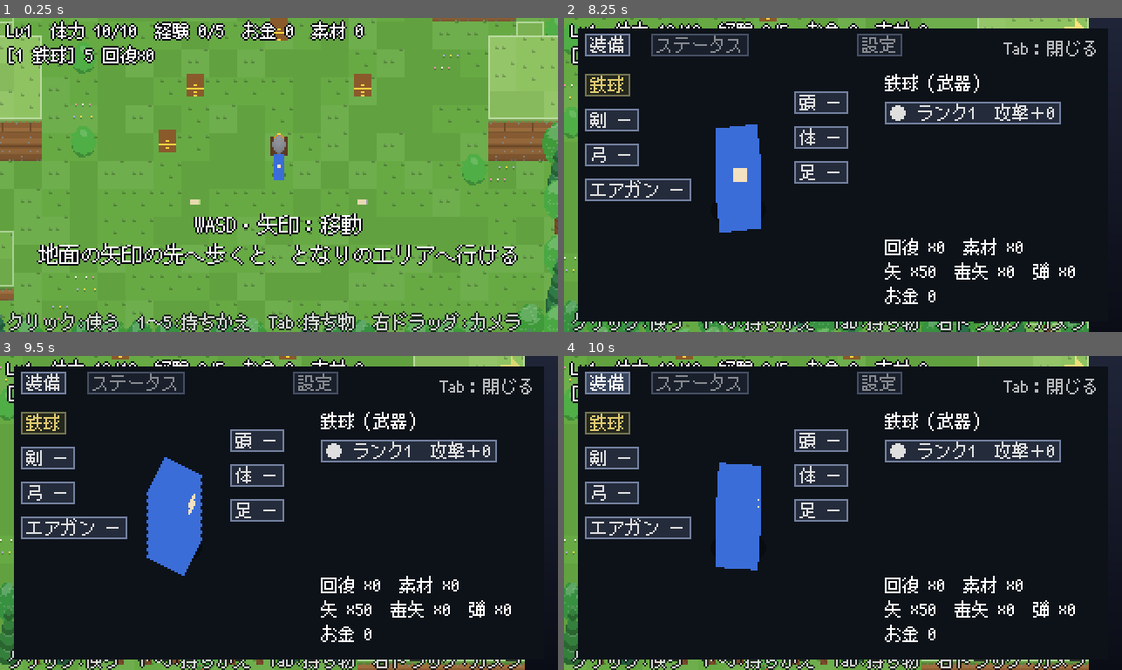
Above: before the commit, frames 1-4 (two rows, left to right).
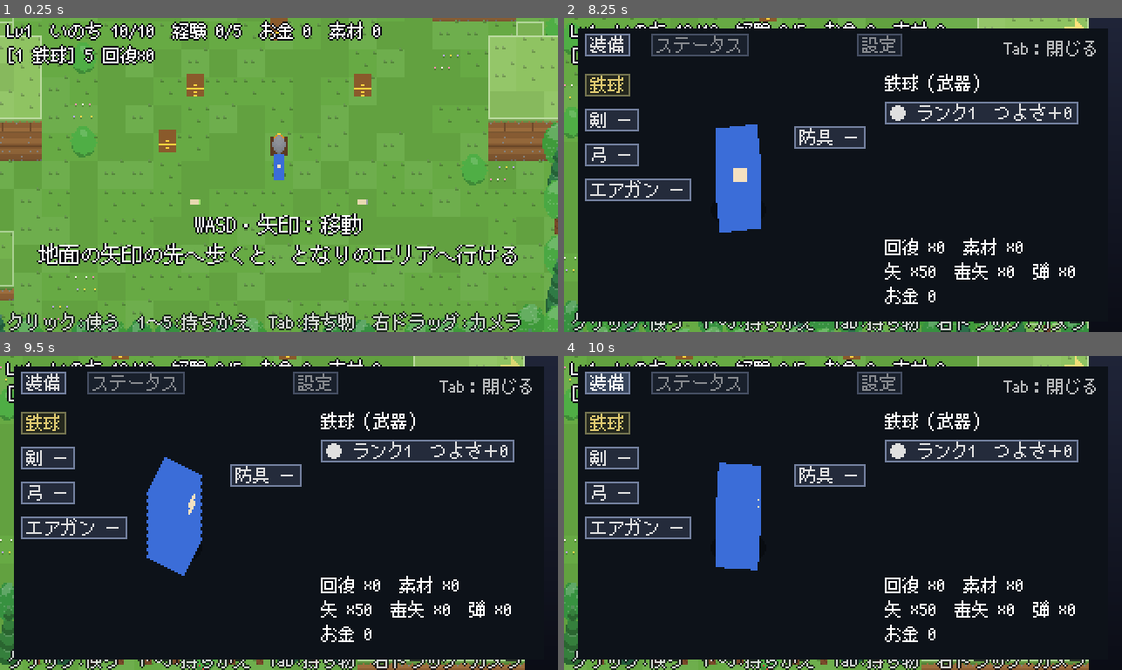
Above: after the commit, the same moments.

Repository: MiyazakiTakumi-724/dot-3d-game
Game: Godot game, scene res://scenes/field.tscn
Two runs of this game, one before a commit and one after it. Both use one fixed random seed, a clock stepped at 60 frames per second and the inputs below.
Inputs (mouse positions are in pixels of both pictures, inside the frame that each line leads up to):
- Up to frame 1 (0.25 s): no input
- Up to frame 2 (8.25 s): tap Enter at 0.5, 6.5 s; move the mouse to (965, 159) at 0.52 s; hold Right 0.53-1.25 s; hold Shift 0.53-1.25 s; click (965, 159) at 0.67 s; tap Space at 0.77, 3.5, 3.77, 6.77 s; drag from (731, 190) to (815, 237) at 1.27 s; move the mouse to (898, 105) at 2.02 s; hold Right 2.03-2.75 s; hold Ctrl 2.03-2.75 s; drag from (815, 237) to (675, 127) at 2.77 s; move the mouse to (1010, 222) at 3.52 s; hold Left 3.53-4.25 s; tap 2 at 3.6 s; drag from (675, 127) to (759, 96) at 4.27 s; move the mouse to (870, 175) at 5.02 s; hold Down 5.03-5.75 s; tap 4 at 5.1 s; click (870, 175) at 5.17 s; drag from (759, 96) to (731, 190) at 5.77 s; move the mouse to (965, 159) at 6.52 s; hold Up 6.53-7.25 s; tap 0 at 6.6 s; drag from (731, 190) to (815, 237) at 7.27 s; move the mouse to (898, 105) at 8.02 s; hold Down from 8.03 s (still down); tap Tab at 8.1 s
- Up to frame 3 (9.5 s): release Down at 8.75 s; drag from (251, 575) to (111, 465) at 8.77 s
- Up to frame 4 (10 s): click "装備" at 9.5 s

The runs differ from the first frame. In frame 1, 2.2% of the frame differs, in the area x 8-69%, y 0-8%; in frame 2, 3.0%, in the area x 9-93%, y 0-53%; in frame 3, 3.0%; in frame 4, 3.0%.

Commit message:
feat: 体力をいのち、攻撃力をつよさと表記する。防具を1つの枠にまとめる
Co-Authored-By: Claude Opus 5.5 <noreply@anthropic.com>
Claude-Session: https://claude.ai/code/session_01V8ZRqLWkvLDpNQ265CHHcT

Diff:
--- a/scripts/areas/camp.gd
+++ b/scripts/areas/camp.gd
@@ -64,5 +64,5 @@
 	[Vector2i(9, 12), RunState.PickupKind.POISON_ARROWS, 10],
 	[Vector2i(12, 6), RunState.PickupKind.GUN, 1],
 	[Vector2i(14, 6), RunState.PickupKind.AMMO, 40],
-	[Vector2i(8, 10), RunState.PickupKind.ARMOR_SET, 1],
+	[Vector2i(8, 10), RunState.PickupKind.ARMOR, 1],
 ]
--- a/scripts/game/field.gd
+++ b/scripts/game/field.gd
@@ -709,8 +709,8 @@
 			notice("弓を手に入れた！\n3：持ちかえ　押して溜め、離して撃つ")
 		RunState.PickupKind.GUN:
 			notice("エアガンを手に入れた！\n4：持ちかえ　ホイール：撃つ高さ")
-		RunState.PickupKind.ARMOR_SET:
-			notice("防具一式を手に入れた！\n最大体力が増えた")
+		RunState.PickupKind.ARMOR:
+			notice("防具を手に入れた！\n最大いのちが増えた")
 		RunState.PickupKind.AMMO:
 			notice("弾 ×%d" % amount, 1.5)
 		RunState.PickupKind.ARROWS:
@@ -953,7 +953,7 @@
 			return VoxelModel.box(Vector3i(4, 4, 4), Color("a0785a"))
 		RunState.PickupKind.HEAL:
 			return VoxelModel.box(Vector3i(4, 4, 5), Color("ff6fa8"))
-		RunState.PickupKind.SWORD, RunState.PickupKind.BOW, RunState.PickupKind.GUN, RunState.PickupKind.ARMOR_SET:
+		RunState.PickupKind.SWORD, RunState.PickupKind.BOW, RunState.PickupKind.GUN, RunState.PickupKind.ARMOR:
 			return _chest_model()
 		RunState.PickupKind.AMMO:
 			return VoxelModel.box(Vector3i(4, 3, 3), Color("6f8fa8"))
@@ -1001,7 +1001,7 @@
 func status_text() -> String:
 	var inv := run.inventory
 	var st := run.stats
-	var text := "Lv%d　体力 %d/%d　経験 %d/%d　お金 %d　素材 %d" % [st.level, player.hp, player.max_hp, st.exp_in_level(), st.exp_level_span(), inv.money, inv.materials]
+	var text := "Lv%d　いのち %d/%d　経験 %d/%d　お金 %d　素材 %d" % [st.level, player.hp, player.max_hp, st.exp_in_level(), st.exp_level_span(), inv.money, inv.materials]
 	if run.grave != null:
 		text += "　墓石：%s" % world.area(run.grave.area_id).title
 	return text + "\n" + hotbar_text()
--- a/scripts/game/inventory_menu.gd
+++ b/scripts/game/inventory_menu.gd
@@ -84,7 +84,7 @@
 		_slot_buttons[slot] = _button(_equip_root, "", Vector2(4, 26 + i * 20), func(): select_slot(slot))
 	for i in Equipment.ARMOR.size():
 		var slot: Equipment.Slot = Equipment.ARMOR[i]
-		_slot_buttons[slot] = _button(_equip_root, "", Vector2(124, 36 + i * 20), func(): select_slot(slot))
+		_slot_buttons[slot] = _button(_equip_root, "", Vector2(124, 56 + i * 20), func(): select_slot(slot))
 	_detail_title = _label(_equip_root, "", Vector2(176, 26))
 	_rank_box = VBoxContainer.new()
 	_rank_box.position = Vector2(176, 42)
@@ -151,7 +151,7 @@
 func choose(rank: int) -> bool:
 	if not run.inventory.equipment.equip(selected_slot, rank):
 		return false
-	stats_changed.emit()  # 防具なら最大体力が変わる
+	stats_changed.emit()  # 防具なら最大いのちが変わる
 	refresh()
 	return true
 
@@ -219,7 +219,7 @@
 		var b: Button = _slot_buttons[slot]
 		b.text = weapon_label(slot, eq.effective(slot))
 		b.modulate = Color(1.0, 0.9, 0.5) if slot == selected_slot else Color.WHITE
-	_detail_title.text = Equipment.NAMES[selected_slot] + ("（武器）" if Equipment.WEAPONS.has(selected_slot) else "の防具")
+	_detail_title.text = Equipment.NAMES[selected_slot] + ("（武器）" if Equipment.WEAPONS.has(selected_slot) else "")
 	for c in _rank_box.get_children():
 		_rank_box.remove_child(c)
 		c.queue_free()
@@ -232,9 +232,9 @@
 		l.modulate.a = 0.7
 	for rank in ranks:
 		var mark := "●" if rank == eq.effective(selected_slot) else "○"
-		var text := "%s ランク%d　攻撃＋%d" % [mark, rank, Equipment.rank_attack(rank)]
+		var text := "%s ランク%d　つよさ＋%d" % [mark, rank, Equipment.rank_attack(rank)]
 		if Equipment.ARMOR.has(selected_slot):
-			text = "%s ランク%d　体力＋%d" % [mark, rank, rank * Equipment.HP_PER_ARMOR_RANK]
+			text = "%s ランク%d　いのち＋%d" % [mark, rank, rank * Equipment.HP_PER_ARMOR_RANK]
 		var t: String = TRAITS.get(selected_slot, {}).get(rank, "")
 		if t != "":
 			text += "\n　" + t
@@ -264,9 +264,9 @@
 	var st := run.stats
 	match stat:
 		PlayerStats.Stat.VITALITY:
-			return "最大体力 %d" % st.max_hp()
+			return "最大いのち %d" % st.max_hp()
 		PlayerStats.Stat.ATTACK:
-			return "攻撃力 %d" % st.attack()
+			return "つよさ %d" % st.attack()
 		PlayerStats.Stat.MOVE:
 			return "足の速さ＋%d%%" % roundi((st.move_speed_mult() - 1.0) * 100.0)
 	return "威力＋%d%%" % (st.points_in(stat) * 10)
--- a/scripts/game/stage_01.gd
+++ b/scripts/game/stage_01.gd
@@ -86,7 +86,7 @@
 	_update_ui()
 
 func _update_ui() -> void:
-	var text := "体力 %d　　残りの敵 %d\n矢印:移動　X:鉄球を落とす　Z:拾う　右ドラッグ/Q・E:カメラ" % [player.hp, state.enemies_left]
+	var text := "いのち %d　　残りの敵 %d\n矢印:移動　X:鉄球を落とす　Z:拾う　右ドラッグ/Q・E:カメラ" % [player.hp, state.enemies_left]
 	match state.result:
 		StageState.Result.CLEAR:
 			text += "\n\nクリア！　R:もう一度"
--- a/scripts/rules/equipment.gd
+++ b/scripts/rules/equipment.gd
@@ -5,25 +5,24 @@
 ## 装備するランクは死んでも好みとして残るので、墓石から取り返すと設定し直さなくても元に戻る。
 ## 鉄球のランク1は最初から持っている。
 
-enum Slot { BALL, SWORD, BOW, GUN, HEAD, BODY, LEGS }
+enum Slot { BALL, SWORD, BOW, GUN, ARMOR }
 
 const NAMES := {
 	Slot.BALL: "鉄球",
 	Slot.SWORD: "剣",
 	Slot.BOW: "弓",
 	Slot.GUN: "エアガン",
-	Slot.HEAD: "頭",
-	Slot.BODY: "体",
-	Slot.LEGS: "足",
+	Slot.ARMOR: "防具",
 }
 const WEAPONS := [Slot.BALL, Slot.SWORD, Slot.BOW, Slot.GUN]
-const ARMOR := [Slot.HEAD, Slot.BODY, Slot.LEGS]
+## 防具は頭・体・足に分けず、1つの枠だけ（2026-11-24 まさのりさんの指示）
+const ARMOR := [Slot.ARMOR]
 const MIN_RANK := 1
-## ランクが1上がるごとに足される攻撃力【提案】（ランク2の鉄球＝前の「強い鉄球」で＋2）
+## ランクが1上がるごとに足されるつよさ【提案】（ランク2の鉄球＝前の「強い鉄球」で＋2）
 const ATTACK_PER_RANK := 2
 
-## 防具のランク1つにつき足される最大体力【提案】（部位と守りの値は未定。design.md 16章）
-const HP_PER_ARMOR_RANK := 2
+## 防具のランク1つにつき足される最大いのち【提案】（守りの値は未定。design.md 16章）
+const HP_PER_ARMOR_RANK := 4
 
 var _owned := {}  # Slot → Array[int]（小さい順）
 var _equipped := {}  # Slot → int
@@ -31,7 +30,7 @@
 func _init() -> void:
 	gain(Slot.BALL, MIN_RANK)
 
-## 武器のランクで足される攻撃力。持っていない（0）とランク1は0。
+## 武器のランクで足されるつよさ。持っていない（0）とランク1は0。
 static func rank_attack(rank: int) -> int:
 	return maxi(0, rank - 1) * ATTACK_PER_RANK
 
@@ -69,7 +68,7 @@
 	var c := chosen(slot)
 	return c if r.has(c) else r[0]
 
-## 装備している防具で足される最大体力。
+## 装備している防具で足される最大いのち。
 func armor_hp() -> int:
 	var total := 0
 	for slot in ARMOR:
--- a/scripts/rules/player_stats.gd
+++ b/scripts/rules/player_stats.gd
@@ -8,8 +8,8 @@
 enum Stat { VITALITY, ATTACK, SWORD, BOW, GUN, MOVE }
 
 const NAMES := {
-	Stat.VITALITY: "体力",
-	Stat.ATTACK: "攻撃力",
+	Stat.VITALITY: "いのち",
+	Stat.ATTACK: "つよさ",
 	Stat.SWORD: "剣",
 	Stat.BOW: "弓",
 	Stat.GUN: "エアガン",
--- a/scripts/rules/run_state.gd
+++ b/scripts/rules/run_state.gd
@@ -4,7 +4,7 @@
 ## 死んでも変わらないもの：拾い済みのもの、開けた扉、レベル・経験値・振り分け（stats）、お金の半分。
 
 ## 武器（SWORD など）の amount はランク
-enum PickupKind { MONEY, MATERIAL, HEAL, STRONG_BALL, SWORD, BOW, ARROWS, POISON_ARROWS, GUN, AMMO, ARMOR_SET }
+enum PickupKind { MONEY, MATERIAL, HEAL, STRONG_BALL, SWORD, BOW, ARROWS, POISON_ARROWS, GUN, AMMO, ARMOR }
 
 const ENEMY_MONEY := 10
 
@@ -95,9 +95,8 @@
 			inventory.equipment.gain(Equipment.Slot.GUN, amount)
 		PickupKind.AMMO:
 			inventory.ammo += amount
-		PickupKind.ARMOR_SET:
-			for slot in Equipment.ARMOR:
-				inventory.equipment.gain(slot, amount)
+		PickupKind.ARMOR:
+			inventory.equipment.gain(Equipment.Slot.ARMOR, amount)
 
 func is_picked(id: String) -> bool:
 	return _picked.has(id)
--- a/tests/test_equipment.gd
+++ b/tests/test_equipment.gd
@@ -55,9 +55,12 @@
 	eq.gain(Equipment.Slot.SWORD, 1)
 	assert_eq(eq.ranks(Equipment.Slot.SWORD), [1])
 
-## 防具は最大体力に足される【提案】ランク1つにつき＋2
+## 防具は1つの枠だけ（頭・体・足に分けない）。最大いのちに、ランク1つにつき HP_PER_ARMOR_RANK 足される【提案】
 func test_armor_adds_hp():
+	assert_eq(Equipment.ARMOR, [Equipment.Slot.ARMOR])
 	assert_eq(eq.armor_hp(), 0)
-	eq.gain(Equipment.Slot.HEAD, 1)
-	eq.gain(Equipment.Slot.BODY, 2)
-	assert_eq(eq.armor_hp(), Equipment.HP_PER_ARMOR_RANK * 3)
+	eq.gain(Equipment.Slot.ARMOR, 1)
+	eq.gain(Equipment.Slot.ARMOR, 2)
+	assert_eq(eq.armor_hp(), Equipment.HP_PER_ARMOR_RANK * 1)
+	eq.equip(Equipment.Slot.ARMOR, 2)
+	assert_eq(eq.armor_hp(), Equipment.HP_PER_ARMOR_RANK * 2)
--- a/tests/test_field.gd
+++ b/tests/test_field.gd
@@ -584,10 +584,10 @@
 	f._step_bullets(0.016)
 	assert_eq(f.player.hp, f.player.max_hp)
 
-## 防具一式を拾うと最大体力が増え、死ぬとランク1は残る
-func test_armor_set_from_camp():
-	_get_camp_pickup(RunState.PickupKind.ARMOR_SET)
-	assert_eq(f.player.max_hp, 10 + 3 * Equipment.HP_PER_ARMOR_RANK)
+## 防具を拾うと最大いのちが増える
+func test_armor_from_camp():
+	_get_camp_pickup(RunState.PickupKind.ARMOR)
+	assert_eq(f.player.max_hp, 10 + Equipment.HP_PER_ARMOR_RANK)
 
 ## 回転斬り：剣の技能を3つ覚えると、Space で後ろの敵にも当たる
 func test_spin_slash_needs_skill():
Not shown, changed: CLAUDE.md
Not shown, changed: docs/design.md
